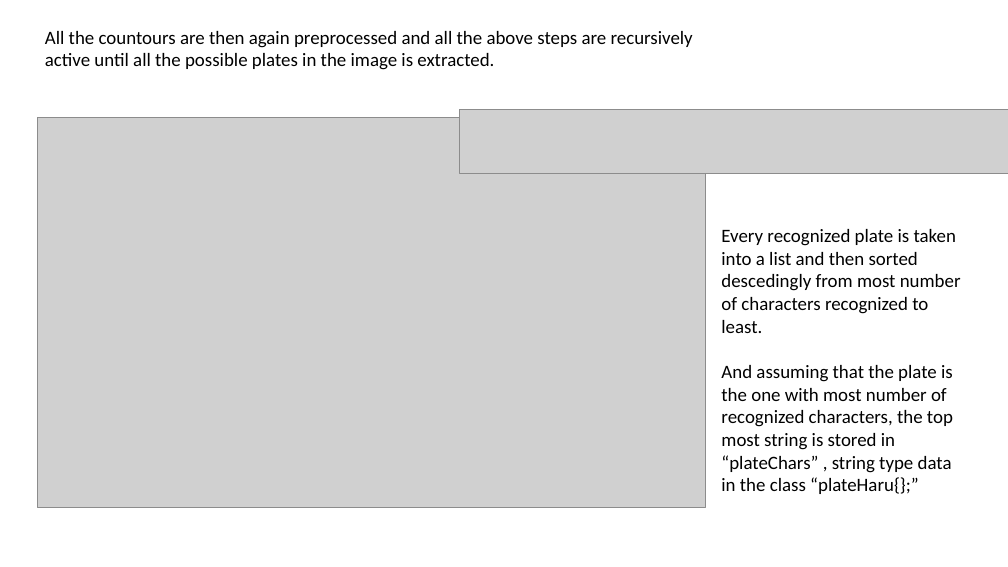
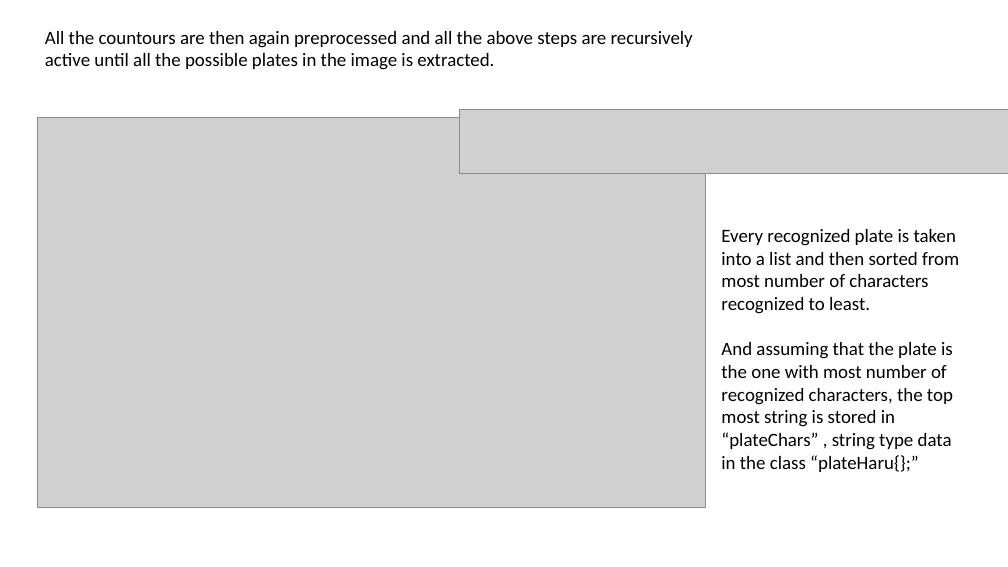
Before and after one commit to Raag-ops/LicensePlate, a slide deck: slide 7 of Documentations/Guide.pptx. Drawn at 1008x567 pixels with LibreOffice and Linux fonts; fonts in the diff are those of the drawing; grey boxes stand for pictures. Boxes give left, top, right and bottom in pixels: in the first picture for what was removed or moved away, otherwise in the second. Text is boxed around its words. In the diff, an @@ line names an element or a change of style, - is before the commit and + after.

Commit message:
Typo

```diff
--- a/Documentations/Guide.pptx
+++ b/Documentations/Guide.pptx
@@ text at (x1=721, y1=229, x2=959, y2=314): text changed @@
-Every recognized plate is taken into a list and then sorted descedingly from most number of characters recognized to least.
+Every recognized plate is taken into a list and then sorted from most number of characters recognized to least.
```
Also in this commit, not shown: 5 other slides changed.
